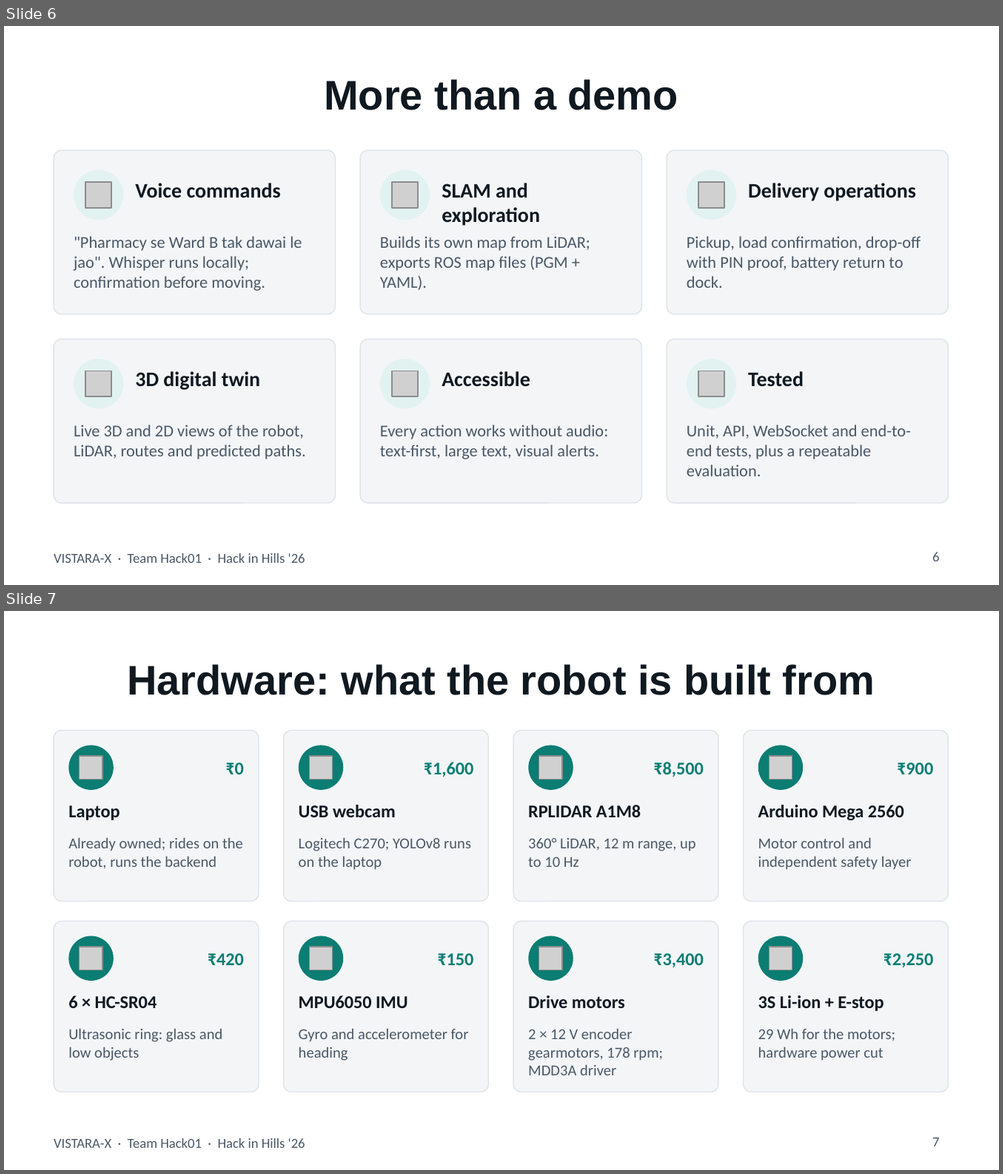
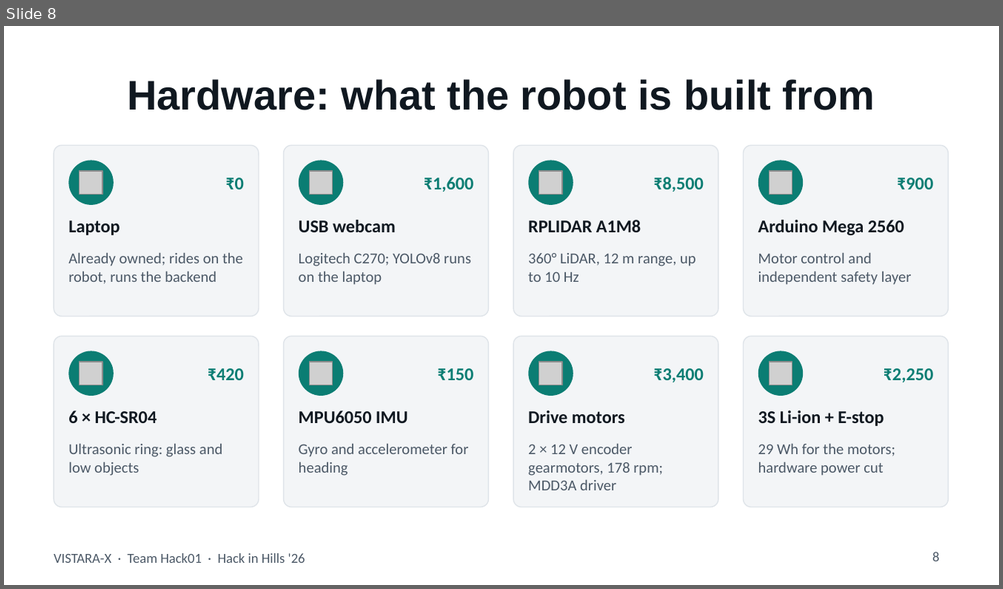
Before and after one commit to RiteshKumar2e/VISTARA-X, a slide deck: presentation/VISTARA-X_Hack01.pptx. Shown one above the other, each under a label of ours: slides 6 and 7 before the commit, slide 8 after it. The pictures are 1003x1174 and 1003x589 pixels, drawn with LibreOffice and Linux fonts; fonts in the diff are those of the drawing; grey boxes stand for pictures. Boxes give left, top, right and bottom in pixels: in the first picture for what was removed or moved away, otherwise in the second. Text is boxed around its words. In the diff, an @@ line names an element or a change of style, - is before the commit and + after.

```diff
--- a/presentation/VISTARA-X_Hack01.pptx
+++ b/presentation/VISTARA-X_Hack01.pptx
@@ slide 6 removed at bbox=[4, 26, 999, 585], background #FFFFFF; not listed: 1 template element that a slide beside it also shows @@
@@ title removed at bbox=[324, 79, 678, 110] @@
-More than a demo
@@ rounded rectangle removed at bbox=[54, 150, 336, 315] @@
@@ rounded rectangle removed at bbox=[360, 150, 642, 315] @@
@@ rounded rectangle removed at bbox=[666, 150, 948, 315] @@
@@ ellipse removed at bbox=[74, 170, 123, 220] @@
@@ ellipse removed at bbox=[380, 170, 430, 220] @@
@@ ellipse removed at bbox=[686, 170, 736, 220] @@
@@ picture removed at bbox=[85, 182, 111, 208] @@
@@ text removed at bbox=[135, 183, 281, 198] @@
-Voice commands
@@ picture removed at bbox=[392, 182, 418, 208] @@
@@ text removed at bbox=[441, 183, 540, 226] @@
-SLAM and exploration
@@ picture removed at bbox=[698, 182, 724, 208] @@
@@ text removed at bbox=[748, 183, 916, 201] @@
-Delivery operations
@@ text removed at bbox=[74, 236, 301, 291] @@
-"Pharmacy se Ward B tak dawai le jao". Whisper runs locally; confirmation before moving.
@@ text removed at bbox=[380, 236, 590, 290] @@
-Builds its own map from LiDAR; exports ROS map files (PGM + YAML).
@@ text removed at bbox=[686, 236, 920, 288] @@
-Pickup, load confirmation, drop-off with PIN proof, battery return to dock.
@@ rounded rectangle removed at bbox=[54, 339, 336, 503] @@
@@ rounded rectangle removed at bbox=[360, 339, 642, 503] @@
@@ rounded rectangle removed at bbox=[666, 339, 948, 503] @@
@@ ellipse removed at bbox=[74, 359, 123, 409] @@
@@ picture removed at bbox=[85, 371, 111, 397] @@
@@ text removed at bbox=[135, 372, 260, 390] @@
-3D digital twin
@@ ellipse removed at bbox=[380, 359, 430, 409] @@
@@ picture removed at bbox=[392, 371, 418, 397] @@
@@ text removed at bbox=[441, 372, 530, 387] @@
-Accessible
@@ ellipse removed at bbox=[686, 359, 736, 409] @@
@@ picture removed at bbox=[698, 371, 724, 397] @@
@@ text removed at bbox=[748, 372, 803, 387] @@
-Tested
@@ text removed at bbox=[74, 425, 306, 460] @@
-Live 3D and 2D views of the robot, LiDAR, routes and predicted paths.
@@ text removed at bbox=[380, 425, 608, 460] @@
-Every action works without audio: text-first, large text, visual alerts.
@@ text removed at bbox=[686, 425, 910, 477] @@
-Unit, API, WebSocket and end-to-end tests, plus a repeatable evaluation.
@@ page number removed at bbox=[932, 552, 939, 562] @@
-6
@@ what was slide 7 is now slide 8 @@
@@ page number at bbox=[932, 552, 939, 562]: text changed @@
-7
+8
```
Also in this commit, not shown: 3 slides changed, 5 slides added, 6 other slides removed, 10 other files.
